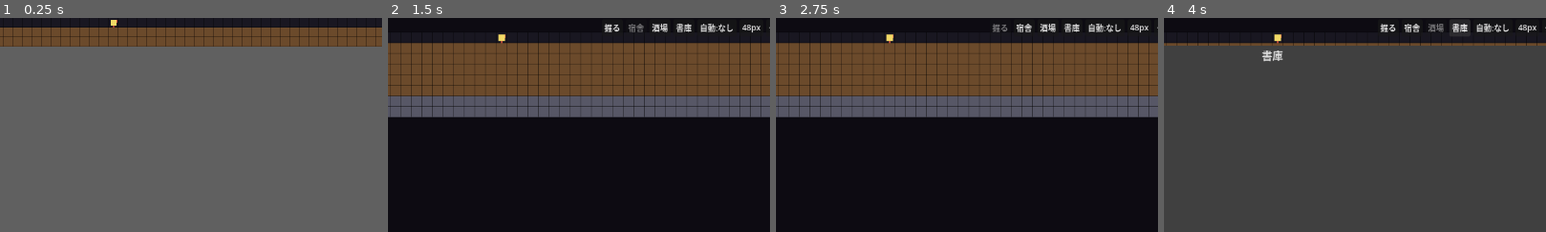
Above: before the commit, frames 1-4 (left to right).
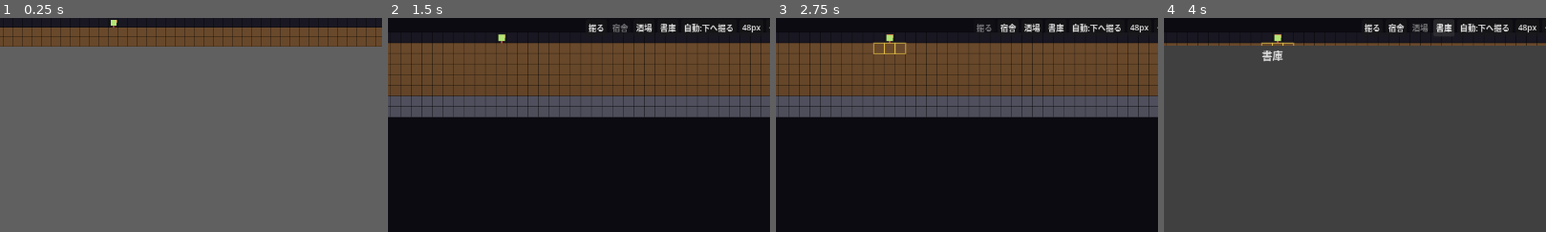
Above: after the commit, the same moments.

Repository: jinsei0604/UnderDesk
Game: Godot game, scene res://src/ui/main.tscn
The game is run twice, just before and just after one commit, with the same random seed, the same clock (stepped at 60 frames per second) and the same inputs.
Inputs (mouse positions are % of the whole screen's width and height, from its top left):
- Up to frame 1 (0.25 s): no input
- Up to frame 2 (1.5 s): tap Enter at 0.5 s; drag from (50, 3) to (60, 2) at 0.52 s; click "宿舎" at 1.25 s
- Up to frame 3 (2.75 s): click "掘る" at 2 s
- Up to frame 4 (4 s): click "酒場" at 2.75 s; click "書庫" at 3.5 s
The pictures show only the part of the screen within x 36-86%, y 0-50%; the shares and areas given below are measured in that part.

The runs differ from the first frame. In frame 1, less than 0.1% of the frame differs, in the area x 29-31%, y 0-4%; in frame 2, 1.2%; in frame 3, 1.4%, in the area x 25-91%, y 2-17%; in frame 4, 1.3%.

Commit message:
Sprint 6: depth-fade lighting, minion variety, auto-dig by default
- Terrain darkens with depth (cheap lighting mood per design doc sec 6)
- Minions get per-id tints and a 1px work bob, phase-shifted per minion
- New games start with the DOWN dig policy: an idle game should be
  idling from minute one
- CHANGELOG for the overnight sprints

Co-Authored-By: Claude Fable 5 <noreply@anthropic.com>

Diff:
--- a/src/core/sim.gd
+++ b/src/core/sim.gd
@@ -29,6 +29,8 @@
 		sim.inventory[res] = 0
 	for i in UD.INITIAL_MINION_COUNT:
 		sim.minions.append(UDMinion.create(i, UD.DEPOT_POS))
+	# Idle games should idle from minute one: new dungeons dig on their own.
+	sim.dig_policy = UD.DigPolicy.DOWN
 	return sim
 
 
--- a/src/ui/main.gd
+++ b/src/ui/main.gd
@@ -19,6 +19,18 @@
 const COLOR_JOB_MARK := Color(1.0, 0.85, 0.3, 0.55)
 const COLOR_DEPOT := Color(0.85, 0.3, 0.25)
 const COLOR_MINION := Color(0.95, 0.85, 0.4)
+## Slight per-minion tint variation: a crowd, not clones (§6).
+const MINION_COLORS: Array[Color] = [
+	Color(0.95, 0.85, 0.40),
+	Color(0.95, 0.65, 0.35),
+	Color(0.70, 0.90, 0.45),
+	Color(0.95, 0.60, 0.60),
+	Color(0.60, 0.85, 0.90),
+	Color(0.85, 0.70, 0.95),
+]
+## Deeper rows fade toward darkness (§6: lighting carries the mood).
+const DEPTH_FADE_PER_ROW: float = 0.015
+const DEPTH_FADE_FLOOR: float = 0.4
 const COLOR_CARRY := Color(0.6, 0.42, 0.25)
 const COLOR_ROOM := Color(0.25, 0.55, 0.55, 0.85)
 
@@ -268,7 +280,7 @@
 				origin + Vector2(x * CELL_PX, (y - scroll_y) * CELL_PX),
 				Vector2(CELL_PX, CELL_PX)
 			)
-			draw_rect(rect, _terrain_color(sim.grid.terrain_at(cell)))
+			draw_rect(rect, _cell_color(sim.grid.terrain_at(cell), y))
 			draw_rect(rect, COLOR_GRID_LINE, false, 1.0)
 	_draw_rooms(origin)
 	_draw_jobs(origin)
@@ -276,16 +288,19 @@
 	_draw_minions(origin)
 
 
-func _terrain_color(terrain: UD.Terrain) -> Color:
+func _cell_color(terrain: UD.Terrain, depth: int) -> Color:
+	var base: Color
 	match terrain:
 		UD.Terrain.SOIL:
-			return COLOR_SOIL
+			base = COLOR_SOIL
 		UD.Terrain.ROCK:
-			return COLOR_ROCK
+			base = COLOR_ROCK
 		UD.Terrain.WETROCK:
-			return COLOR_WETROCK
+			base = COLOR_WETROCK
 		_:
-			return COLOR_AIR
+			base = COLOR_AIR
+	var fade: float = maxf(DEPTH_FADE_FLOOR, 1.0 - depth * DEPTH_FADE_PER_ROW)
+	return base.darkened(1.0 - fade)
 
 
 func _cell_rect(origin: Vector2, cell: Vector2i) -> Rect2:
@@ -341,14 +356,18 @@
 		if not _cell_visible(minion.pos):
 			continue
 		var rect := _cell_rect(origin, minion.pos)
+		# 1px bob while working, phase-shifted per minion: tiny but alive.
+		var bob := 0.0
+		if minion.state != UDMinion.State.IDLE:
+			bob = float((sim.tick_count + minion.id) % 2)
 		var body := Rect2(
-			rect.position + Vector2(MINION_INSET, MINION_INSET),
-			Vector2(CELL_PX - MINION_INSET * 2, CELL_PX - MINION_INSET * 2)
+			rect.position + Vector2(MINION_INSET, MINION_INSET + bob),
+			Vector2(CELL_PX - MINION_INSET * 2, CELL_PX - MINION_INSET * 2 - bob)
 		)
-		draw_rect(body, COLOR_MINION)
+		draw_rect(body, MINION_COLORS[minion.id % MINION_COLORS.size()])
 		if minion.carrying != "":
 			draw_rect(
-				Rect2(rect.position + Vector2(MINION_INSET, 0), Vector2(6, 4)),
+				Rect2(rect.position + Vector2(MINION_INSET, bob), Vector2(6, 4)),
 				COLOR_CARRY
 			)
 
--- a/tests/core/test_auto_dig.gd
+++ b/tests/core/test_auto_dig.gd
@@ -3,8 +3,14 @@
 ## per-cell orders.
 
 
+func test_new_game_defaults_to_down_policy() -> void:
+	var sim := UDSim.new_game(UDTestFixtures.strata(), 11)
+	assert_eq(sim.dig_policy, UD.DigPolicy.DOWN, "idle from minute one")
+
+
 func test_policy_none_generates_no_jobs() -> void:
 	var sim := UDSim.new_game(UDTestFixtures.strata(), 11)
+	sim.dig_policy = UD.DigPolicy.NONE
 	sim.advance(50)
 	assert_eq(sim.jobs.size(), 0)
 	assert_eq(int(sim.inventory[UD.RES_SOIL]), 0)
--- a/tests/core/test_dig_cycle.gd
+++ b/tests/core/test_dig_cycle.gd
@@ -6,6 +6,7 @@
 
 func test_full_dig_haul_cycle() -> void:
 	var sim := UDSim.new_game(UDTestFixtures.strata(), 42)
+	sim.dig_policy = UD.DigPolicy.NONE
 	var target := Vector2i(UD.DEPOT_POS.x, 1)
 	assert_true(sim.add_dig_job(target))
 
@@ -30,6 +31,7 @@
 
 func test_unreachable_job_stays_queued_without_breaking() -> void:
 	var sim := UDSim.new_game(UDTestFixtures.strata(), 42)
+	sim.dig_policy = UD.DigPolicy.NONE
 	assert_true(sim.add_dig_job(Vector2i(5, 3)), "buried cell can be designated")
 	sim.advance(20)
 	assert_eq(sim.jobs.size(), 1, "job waits until reachable (§5.1: no loss)")
@@ -51,6 +53,7 @@
 	var sim_a := UDSim.new_game(UDTestFixtures.strata(1.0), 7)
 	var sim_b := UDSim.new_game(UDTestFixtures.strata(1.0), 7)
 	for sim: UDSim in [sim_a, sim_b]:
+		sim.dig_policy = UD.DigPolicy.NONE
 		sim.add_dig_job(Vector2i(UD.DEPOT_POS.x, 1))
 		sim.advance(30)
 	assert_eq(sim_a.discovered_documents.size(), 1, "chance 1.0 always drops")
Not shown, changed: CHANGELOG.md
